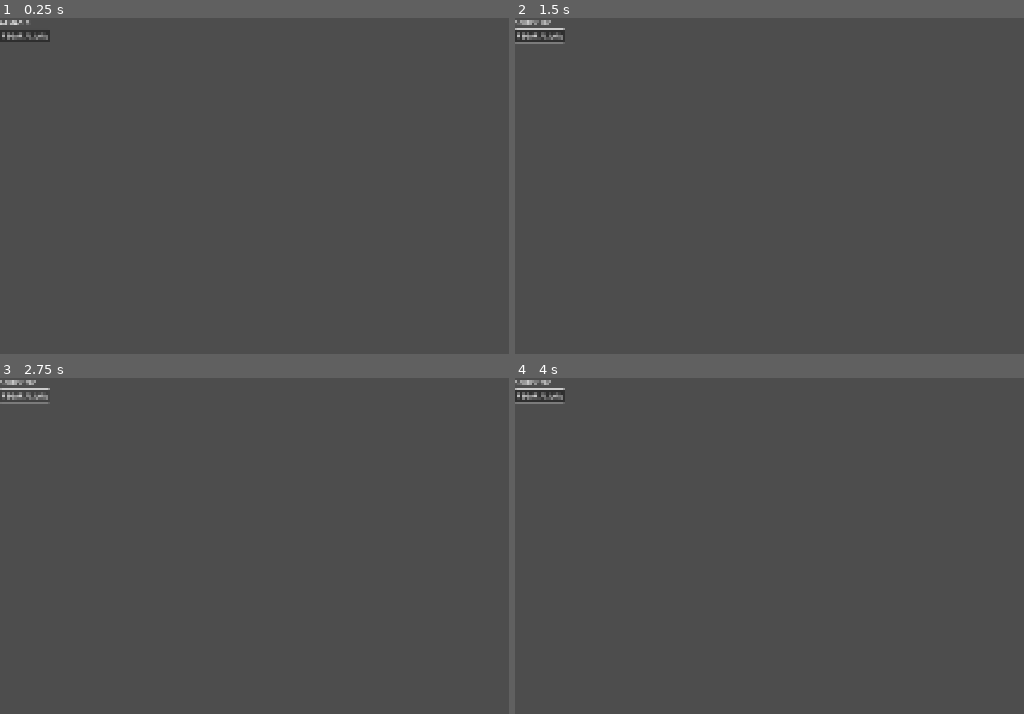
Above: before the commit, frames 1-4 (two rows, left to right).
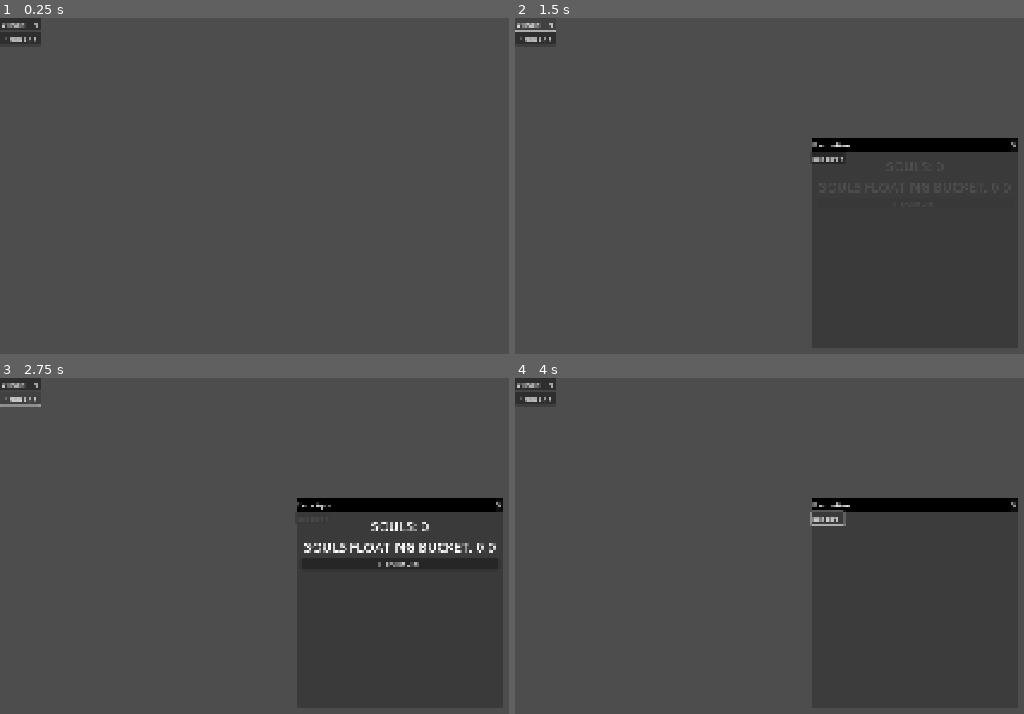
Above: after the commit, the same moments.

Repository: imLymei/incremental
Game: Godot game, scene res://Scenes/Main/Main.tscn
Same seed, same stepped clock (60 frames per second), same inputs: the game is played once before the commit and once after it.
Inputs (mouse positions are in pixels of both pictures, inside the frame that each line leads up to):
- Up to frame 1 (0.25 s): no input
- Up to frame 2 (1.5 s): click (540, 34) at 0.5 s, where only the run before the commit has a clickable "PEGAR ALAMA"; click (535, 24) at 1.25 s, where only the run after the commit has a clickable "DemonHire"
- Up to frame 3 (2.75 s): click (20, 398) at 2 s, where only the run after the commit has a clickable "Souls App"
- Up to frame 4 (4 s): click (1013, 505) at 2.75 s, where only the run after the commit has a clickable "X"; click (825, 519) at 3.5 s, where only the run after the commit has a clickable "Reaper: 0"

The runs differ from the first frame. In frame 1, 0.5% of the frame differs, in the area x 0-10%, y 0-8%; in frame 2, 2.4%; in frame 3, 4.6%, in the area x 0-99%, y 0-58%; in frame 4, 2.3%.

Commit message:
feat: add basic Apps

Diff:
--- a/Globals/Enums.gd
+++ b/Globals/Enums.gd
@@ -1,11 +1 @@
 extends Node
-
-
-# Called when the node enters the scene tree for the first time.
-func _ready() -> void:
-	pass # Replace with function body.
-
-
-# Called every frame. 'delta' is the elapsed time since the previous frame.
-func _process(delta: float) -> void:
-	pass
--- a/Globals/GameManager.gd
+++ b/Globals/GameManager.gd
@@ -1,14 +1,51 @@
 extends Node
 
 
-const BUCKET_POP_TIME: float = 0.5
+const ITEMS_PATH := "res://Resources/Items/"
+
+const BUCKET_POP_TICK_TIME: float = 0.5
+const GAME_TICK_TIME: float = 0.2
 
 
 signal souls_collected(total_souls: int, collected_souls: int)
+signal items_bought(item_id: int, total_items: int, amount_bought: int)
+
+signal game_tick
+signal bucket_tick
 
 
+var open_windows: Dictionary[String, WindowUi]
+var items: Dictionary[int, Item]
+
+var game_timer: Timer
 var bucket_timer: Timer
+
 var game_state: GameState
+
+var souls_per_seconds: int :
+	get():
+		var total = 0
+
+		for item_id in game_state.items:
+			var item: Item = items.get(item_id)
+			total += 0 if item == null else (item.souls_per_second * game_state.items[item_id])
+
+		return total
+var max_souls_per_seconds: int :
+	get():
+		var total = 0
+		return total
+
+
+func _enter_tree() -> void:
+	for file_name in DirAccess.get_files_at(ITEMS_PATH):
+		var file_path = ITEMS_PATH + file_name
+
+		if not ResourceLoader.exists(file_path, "Item"):
+			continue
+
+		var item: Item = ResourceLoader.load(file_path)
+		items.set(item.id, item)
 
 
 func _ready() -> void:
@@ -17,9 +54,41 @@
 	bucket_timer = Timer.new()
 	bucket_timer.one_shot = false
 	bucket_timer.autostart = true
-	bucket_timer.wait_time = BUCKET_POP_TIME
+	bucket_timer.wait_time = BUCKET_POP_TICK_TIME
+	add_child(bucket_timer)
+
+	game_timer = Timer.new()
+	game_timer.one_shot = false
+	game_timer.autostart = true
+	game_timer.wait_time = GAME_TICK_TIME
+	add_child(game_timer)
+
+	game_timer.timeout.connect(_on_game_tick)
+	bucket_timer.timeout.connect(_on_bucket_tick)
 
 
-func collect_soul(amount: int) -> void:
-	game_state.souls += amount
+func collect_soul(amount: float) -> void:
+	var remainder := fmod(amount, 1)
+	game_state.souls_floating_bucket += remainder
+
+	if game_state.souls_floating_bucket >= 1:
+		amount += floor(game_state.souls_floating_bucket)
+		game_state.souls_floating_bucket = Utils.round_to_decimal(fmod(game_state.souls_floating_bucket, 1), 4)
+
+	game_state.souls += floor(amount)
 	souls_collected.emit(game_state.souls, amount)
+
+
+func buy_item(item_id: int, amount: int) -> void:
+	var total_items: int = game_state.items.get_or_add(item_id, 0) + amount
+	game_state.items.set(item_id, total_items)
+	items_bought.emit(item_id, total_items, amount)
+
+
+func _on_game_tick() -> void:
+	collect_soul(souls_per_seconds * 0.2)
+	game_tick.emit()
+
+
+func _on_bucket_tick() -> void:
+	bucket_tick.emit()
--- a/Globals/Utils.gd
+++ b/Globals/Utils.gd
@@ -1,11 +1,27 @@
 extends Node
 
 
-# Called when the node enters the scene tree for the first time.
-func _ready() -> void:
-	pass # Replace with function body.
+var window_size: Vector2 :
+	get():
+		return get_viewport().get_visible_rect().size
 
 
-# Called every frame. 'delta' is the elapsed time since the previous frame.
-func _process(delta: float) -> void:
-	pass
+func for_each_resource_at(dir_path: String, resource_type: String, on_each_resource: Callable, read_inner_dirs := false) -> void:
+	for file_name in DirAccess.get_files_at(dir_path):
+		var file_path := dir_path + file_name
+
+		if not ResourceLoader.exists(file_path, resource_type):
+			continue
+
+		var item := ResourceLoader.load(file_path)
+
+		on_each_resource.call(item)
+
+	if read_inner_dirs:
+		for dir_name in DirAccess.get_directories_at(dir_path):
+			var current_dir_path := dir_path + dir_name + "/"
+			for_each_resource_at(current_dir_path, resource_type, on_each_resource, read_inner_dirs)
+
+
+func round_to_decimal(number: float, digit: int):
+	return round(number * pow(10.0, digit)) / pow(10.0, digit)
--- /dev/null
+++ b/Resources/App.gd
@@ -0,0 +1,9 @@
+class_name App
+extends Resource
+
+
+@export var name: String
+@export var unlocked := false
+@export var ui_scene: PackedScene
+@export var can_be_closed: bool = true
+@export var can_be_resized: bool = true
--- /dev/null
+++ b/Resources/Apps/DemonHire/DemonHire.gd
@@ -0,0 +1,33 @@
+extends Control
+
+
+@onready var items_containers: VBoxContainer = %ItemsContainers
+
+
+func _ready() -> void:
+	for item_id in GameManager.items:
+		var item: Item = GameManager.items.get(item_id)
+		if not item:
+			continue
+
+		var button := Button.new()
+		button.name = item.name
+		button.text = "%s: %s" % [item.name, GameManager.game_state.items.get(item_id, 0)]
+		button.pressed.connect(func():
+			GameManager.buy_item(item_id, 1)
+		)
+		items_containers.add_child(button)
+
+	GameManager.items_bought.connect(_on_item_bought)
+
+
+func _on_item_bought(item_id: int, total_items: int, _amount_bought: int) -> void:
+	var item: Item = GameManager.items.get(item_id)
+	if not item:
+		return
+
+	var button = items_containers.get_node(item.name)
+	if not button:
+		return
+
+	button.text = "%s: %s" % [item.name, total_items]
--- /dev/null
+++ b/Resources/Apps/DemonHire/DemonHire.tres
@@ -0,0 +1,10 @@
+[gd_resource type="Resource" script_class="App" load_steps=3 format=3 uid="uid://b6kkjy3v4j1na"]
+
+[ext_resource type="Script" uid="uid://brelfsh1u5kau" path="res://Resources/App.gd" id="1_4hmxd"]
+[ext_resource type="PackedScene" uid="uid://c0qr8pukxhhs" path="res://Resources/Apps/DemonHire/DemonHire.tscn" id="2_v2la4"]
+
+[resource]
+script = ExtResource("1_4hmxd")
+name = "DemonHire"
+ui_scene = ExtResource("2_v2la4")
+metadata/_custom_type_script = "uid://brelfsh1u5kau"
--- /dev/null
+++ b/Resources/Apps/DemonHire/DemonHire.tscn
@@ -0,0 +1,18 @@
+[gd_scene load_steps=2 format=3 uid="uid://c0qr8pukxhhs"]
+
+[ext_resource type="Script" uid="uid://dydeu1ob63ewy" path="res://Resources/Apps/DemonHire/DemonHire.gd" id="1_56o1j"]
+
+[node name="DemonHire" type="Control"]
+layout_mode = 3
+anchors_preset = 15
+anchor_right = 1.0
+anchor_bottom = 1.0
+grow_horizontal = 2
+grow_vertical = 2
+script = ExtResource("1_56o1j")
+
+[node name="ItemsContainers" type="VBoxContainer" parent="."]
+unique_name_in_owner = true
+layout_mode = 0
+offset_right = 40.0
+offset_bottom = 40.0
--- /dev/null
+++ b/Resources/Apps/SoulsApp/SoulsApp.gd
@@ -0,0 +1,21 @@
+extends Control
+
+
+@onready var total_souls_label: SmartLabel = %TotalSoulsLabel
+@onready var souls_bucket_label: SmartLabel = %SoulsBucketLabel
+
+
+func _ready() -> void:
+	GameManager.souls_collected.connect(_on_souls_collected)
+	total_souls_label.update_label_variables("TOTAL_SOULS", "%.f" % [GameManager.game_state.souls])
+	souls_bucket_label.update_label_variables("SOULS_BUCKET", GameManager.game_state.souls_floating_bucket)
+
+
+# Called every frame. 'delta' is the elapsed time since the previous frame.
+func _on_souls_collected(total_souls: int, _souls_collected: int) -> void:
+	total_souls_label.update_label_variables("TOTAL_SOULS", total_souls)
+	souls_bucket_label.update_label_variables("SOULS_BUCKET", GameManager.game_state.souls_floating_bucket)
+
+
+func _on_harvet_soul_button_pressed() -> void:
+	GameManager.collect_soul(1)
--- /dev/null
+++ b/Resources/Apps/SoulsApp/SoulsApp.tres
@@ -0,0 +1,10 @@
+[gd_resource type="Resource" script_class="App" load_steps=3 format=3 uid="uid://3l25762hb4d4"]
+
+[ext_resource type="Script" uid="uid://brelfsh1u5kau" path="res://Resources/App.gd" id="1_oysgs"]
+[ext_resource type="PackedScene" uid="uid://dopyruekt28g4" path="res://Resources/Apps/SoulsApp/SoulsApp.tscn" id="2_5t8ql"]
+
+[resource]
+script = ExtResource("1_oysgs")
+name = "Souls App"
+ui_scene = ExtResource("2_5t8ql")
+metadata/_custom_type_script = "uid://brelfsh1u5kau"
--- /dev/null
+++ b/Resources/Apps/SoulsApp/SoulsApp.tscn
@@ -0,0 +1,56 @@
+[gd_scene load_steps=3 format=3 uid="uid://dopyruekt28g4"]
+
+[ext_resource type="Script" uid="uid://dyk81flt3qkod" path="res://Resources/Apps/SoulsApp/SoulsApp.gd" id="1_2in50"]
+[ext_resource type="PackedScene" uid="uid://5fhhaltq3men" path="res://Scenes/SmartLabel/SmartLabel.tscn" id="1_8c4b3"]
+
+[node name="SoulsApp" type="Control"]
+layout_mode = 3
+anchors_preset = 15
+anchor_right = 1.0
+anchor_bottom = 1.0
+grow_horizontal = 2
+grow_vertical = 2
+size_flags_horizontal = 3
+size_flags_vertical = 3
+mouse_filter = 1
+script = ExtResource("1_2in50")
+
+[node name="MarginContainer" type="MarginContainer" parent="."]
+layout_mode = 1
+anchors_preset = 15
+anchor_right = 1.0
+anchor_bottom = 1.0
+grow_horizontal = 2
+grow_vertical = 2
+theme_override_constants/margin_left = 12
+theme_override_constants/margin_top = 12
+theme_override_constants/margin_right = 12
+theme_override_constants/margin_bottom = 12
+
+[node name="VBoxContainer" type="VBoxContainer" parent="MarginContainer"]
+layout_mode = 2
+
+[node name="TotalSoulsLabel" parent="MarginContainer/VBoxContainer" instance=ExtResource("1_8c4b3")]
+unique_name_in_owner = true
+layout_mode = 2
+size_flags_vertical = 1
+mouse_filter = 1
+theme_override_font_sizes/font_size = 32
+text = "SOULS: {TOTAL_SOULS}"
+horizontal_alignment = 1
+
+[node name="SoulsBucketLabel" parent="MarginContainer/VBoxContainer" instance=ExtResource("1_8c4b3")]
+unique_name_in_owner = true
+layout_mode = 2
+size_flags_vertical = 1
+mouse_filter = 1
+theme_override_font_sizes/font_size = 32
+text = "SOULS FLOATING BUCKET: {SOULS_BUCKET}"
+horizontal_alignment = 1
+
+[node name="HarvetSoulButton" type="Button" parent="MarginContainer/VBoxContainer"]
+layout_mode = 2
+mouse_filter = 1
+text = "Harvest Soul"
+
+[connection signal="pressed" from="MarginContainer/VBoxContainer/HarvetSoulButton" to="." method="_on_harvet_soul_button_pressed"]
--- a/Resources/GameState.gd
+++ b/Resources/GameState.gd
@@ -2,6 +2,9 @@
 extends Resource
 
 
-var souls = 0
-var max_souls_per_seconds = 100
-var souls_bucket = 0
+var souls: int
+var souls_floating_bucket: float
+var souls_bucket: int
+
+var items: Dictionary[int, int]
+var apps: Array[App]
--- /dev/null
+++ b/Resources/Item.gd
@@ -0,0 +1,8 @@
+class_name Item
+extends Resource
+
+@export var id: int
+@export var name: String
+@export_multiline var description: String
+@export var souls_per_second: int
+@export var max_souls_cap_increase: int
--- /dev/null
+++ b/Resources/Items/Reaper.tres
@@ -0,0 +1,11 @@
+[gd_resource type="Resource" script_class="Item" load_steps=2 format=3 uid="uid://r0mnfe4ph5cq"]
+
+[ext_resource type="Script" uid="uid://cdgpwodovbpg8" path="res://Resources/Item.gd" id="1_18v04"]
+
+[resource]
+script = ExtResource("1_18v04")
+name = "Reaper"
+description = "A simple item.
+You probably should stay away."
+souls_per_second = 1
+metadata/_custom_type_script = "uid://cdgpwodovbpg8"
--- /dev/null
+++ b/Resources/Soul.gd
@@ -0,0 +1 @@
+extends Resource
--- /dev/null
+++ b/Scenes/AppOpener/AppOpener.gd
@@ -0,0 +1,25 @@
+class_name AppOpener
+extends Button
+
+
+const WINDOW_SCENE := preload("uid://fh603o2pbudl")
+
+
+@export var app: App
+
+
+func _on_pressed() -> void:
+	var main_node := get_tree().get_first_node_in_group("Main")
+
+	if not main_node:
+		return
+
+	if GameManager.open_windows.has(app.name):
+		var old_window: WindowUi = GameManager.open_windows.get(app.name)
+		old_window.move_to_front()
+		return
+
+	var window: WindowUi = WINDOW_SCENE.instantiate()
+	window.app = app
+	window.global_position = (Utils.window_size / 2) - (window.window_size / 2)
+	main_node.add_child(window)
--- /dev/null
+++ b/Scenes/AppOpener/AppOpener.tscn
@@ -0,0 +1,8 @@
+[gd_scene load_steps=2 format=3 uid="uid://fxrimv77fm43"]
+
+[ext_resource type="Script" uid="uid://bn6pmahr877bo" path="res://Scenes/AppOpener/AppOpener.gd" id="1_c7l7y"]
+
+[node name="AppOpener" type="Button"]
+script = ExtResource("1_c7l7y")
+
+[connection signal="pressed" from="." to="." method="_on_pressed"]
--- a/Scenes/Main/Main.gd
+++ b/Scenes/Main/Main.gd
@@ -1,19 +1,30 @@
 extends Node2D
 
 
-@onready var button: Button = $VBoxContainer/Button
-@onready var label: Label = $VBoxContainer/Label
+const APPS_PATH := "res://Resources/Apps/"
+const APP_OPENER = preload("uid://fxrimv77fm43")
+
+
+@onready var apps_container: VBoxContainer = $AppsContainer
 
 
 func _ready() -> void:
-	button.pressed.connect(_on_button_pressed)
-	GameManager.souls_collected.connect(_on_souls_collected)
+	Utils.for_each_resource_at(
+		APPS_PATH,
+		"App",
+		_on_each_resource,
+		true
+	)
 
 
-func _on_button_pressed() -> void:
-	GameManager.collect_soul(100)
+func _on_each_resource(app: Resource) -> void:
+	if app is not App:
+		return
 
+	app = app as App
 
-func _on_souls_collected(total_soul: int, collected_souls: int) -> void:
-	print("NEW COLLECTED SOULS: %s" % [collected_souls])
-	label.text = "SOULS: %s" % [total_soul]
+	var app_opener: AppOpener = APP_OPENER.instantiate()
+	app_opener.app = app
+	app_opener.text = app.name
+
+	apps_container.add_child(app_opener)
--- a/Scenes/Main/Main.tscn
+++ b/Scenes/Main/Main.tscn
@@ -2,17 +2,9 @@
 
 [ext_resource type="Script" uid="uid://68mr2l7qm00o" path="res://Scenes/Main/Main.gd" id="1_p8rbg"]
 
-[node name="Main" type="Node2D"]
+[node name="Main" type="Node2D" groups=["Main"]]
 script = ExtResource("1_p8rbg")
 
-[node name="VBoxContainer" type="VBoxContainer" parent="."]
+[node name="AppsContainer" type="VBoxContainer" parent="."]
 offset_right = 40.0
 offset_bottom = 40.0
-
-[node name="Label" type="Label" parent="VBoxContainer"]
-layout_mode = 2
-text = "ALMAS: 0"
-
-[node name="Button" type="Button" parent="VBoxContainer"]
-layout_mode = 2
-text = "PEGAR ALAMA"
--- /dev/null
+++ b/Scenes/SmartLabel/SmartLabel.gd
@@ -0,0 +1,26 @@
+class_name SmartLabel
+extends Label
+
+
+var _default_text: String
+var label_variables: Dictionary[String, Variant]
+
+
+func _enter_tree() -> void:
+	_default_text = text
+
+
+func update_label_variables(key: String, value: Variant) -> void:
+	label_variables.set(key, value)
+
+	_replace_text_variables()
+
+
+func _replace_text_variables() -> void:
+	var new_text := _default_text
+
+	for key in label_variables:
+		var value = label_variables[key]
+		new_text = new_text.replace("{%s}" % [key], "%s" % [value])
+
+	text = new_text
--- /dev/null
+++ b/Scenes/SmartLabel/SmartLabel.tscn
@@ -0,0 +1,6 @@
+[gd_scene load_steps=2 format=3 uid="uid://5fhhaltq3men"]
+
+[ext_resource type="Script" uid="uid://d1cskenjjux8a" path="res://Scenes/SmartLabel/SmartLabel.gd" id="1_xr5r1"]
+
+[node name="SmartLabel" type="Label"]
+script = ExtResource("1_xr5r1")
--- /dev/null
+++ b/Scenes/Window/Window.gd
@@ -0,0 +1,72 @@
+@tool
+class_name WindowUi
+extends Control
+
+
+const REDIMENSION_OFFSET: int = 0
+
+
+@export var app: App
+@export_group("Window Size")
+@export var window_size := Vector2(500, 500)
+@export var min_window_size := Vector2(500, 500)
+@export var max_window_size := Vector2(500, 500)
+
+
+@onready var title_bar_label: Label = %TitleBarLabel
+@onready var app_body: Control = %AppBody
+
+
+var _holding_offset: Vector2
+var is_being_held := false
+var is_redimensioning := false
+
+
+func _enter_tree() -> void:
+	if GameManager.open_windows.has(app.name):
+		queue_free()
+		return
+
+	GameManager.open_windows.set(app.name, self)
+
+
+func _ready() -> void:
+	_update_window_size()
+	title_bar_label.text = app.name
+	var app_ui_scene: Control = app.ui_scene.instantiate()
+	app_body.add_child(app_ui_scene)
+
+
+func _process(_delta: float) -> void:
+	size = window_size
+
+
+func _update_window_size() -> void:
+	window_size.x = clamp(window_size.x, min_window_size.x, max_window_size.x)
+	window_size.y = clamp(window_size.y, min_window_size.y, max_window_size.y)
+
+
+func _on_margin_container_gui_input(event: InputEvent) -> void:
+	if event is InputEventMouseButton:
+		if event.button_index == MouseButton.MOUSE_BUTTON_LEFT:
+			if event.is_pressed():
+				move_to_front()
+				_holding_offset = global_position - event.global_position
+
+				is_being_held = true
+			else:
+				is_being_held = false
+	elif is_being_held:
+		if event is InputEventMouseMotion:
+			global_position = event.global_position + _holding_offset
+
+
+func _on_close_button_pressed() -> void:
+	GameManager.open_windows.erase(app.name)
+	queue_free()
+
+
+func _on_gui_input(event: InputEvent) -> void:
+	if event is InputEventMouseButton:
+		if event.button_index == MOUSE_BUTTON_LEFT and event.is_pressed():
+			move_to_front()
--- /dev/null
+++ b/Scenes/Window/Window.tscn
@@ -0,0 +1,76 @@
+[gd_scene load_steps=2 format=3 uid="uid://fh603o2pbudl"]
+
+[ext_resource type="Script" uid="uid://bkscfpcj3jh63" path="res://Scenes/Window/Window.gd" id="1_yaifw"]
+
+[node name="Window" type="Control"]
+layout_mode = 3
+anchors_preset = 15
+anchor_right = 1.0
+anchor_bottom = 1.0
+offset_right = -1420.0
+offset_bottom = -580.0
+grow_horizontal = 2
+grow_vertical = 2
+mouse_filter = 1
+script = ExtResource("1_yaifw")
+
+[node name="ColorRect" type="ColorRect" parent="."]
+layout_mode = 1
+anchors_preset = 15
+anchor_right = 1.0
+anchor_bottom = 1.0
+grow_horizontal = 2
+grow_vertical = 2
+mouse_filter = 1
+color = Color(0.22745098, 0.22745098, 0.22745098, 0.9019608)
+
+[node name="WindowBody" type="VBoxContainer" parent="."]
+layout_mode = 1
+anchors_preset = 15
+anchor_right = 1.0
+anchor_bottom = 1.0
+grow_horizontal = 2
+grow_vertical = 2
+theme_override_constants/separation = 0
+
+[node name="TitleBar" type="ColorRect" parent="WindowBody"]
+custom_minimum_size = Vector2(0, 31)
+layout_mode = 2
+mouse_filter = 1
+color = Color(0, 0, 0, 1)
+
+[node name="MarginContainer" type="MarginContainer" parent="WindowBody/TitleBar"]
+layout_mode = 1
+anchors_preset = 15
+anchor_right = 1.0
+anchor_bottom = 1.0
+grow_horizontal = 2
+grow_vertical = 2
+size_flags_horizontal = 3
+theme_override_constants/margin_left = 4
+theme_override_constants/margin_top = 4
+theme_override_constants/margin_right = 4
+theme_override_constants/margin_bottom = 4
+
+[node name="HBoxContainer" type="HBoxContainer" parent="WindowBody/TitleBar/MarginContainer"]
+layout_mode = 2
+
+[node name="TitleBarLabel" type="Label" parent="WindowBody/TitleBar/MarginContainer/HBoxContainer"]
+unique_name_in_owner = true
+layout_mode = 2
+size_flags_horizontal = 3
+text = "TITLE BAR LABEL"
+
+[node name="CloseButton" type="Button" parent="WindowBody/TitleBar/MarginContainer/HBoxContainer"]
+layout_mode = 2
+text = "X"
+
+[node name="AppBody" type="Control" parent="WindowBody"]
+unique_name_in_owner = true
+layout_mode = 2
+size_flags_vertical = 3
+mouse_filter = 1
+
+[connection signal="gui_input" from="." to="." method="_on_gui_input"]
+[connection signal="gui_input" from="WindowBody/TitleBar/MarginContainer" to="." method="_on_margin_container_gui_input"]
+[connection signal="pressed" from="WindowBody/TitleBar/MarginContainer/HBoxContainer/CloseButton" to="." method="_on_close_button_pressed"]
--- a/project.godot
+++ b/project.godot
@@ -39,6 +39,15 @@
 naming/scene_name_casing=1
 naming/script_name_casing=1
 
+[global_group]
+
+Main=""
+
+[gui]
+
+theme/default_font_generate_mipmaps=true
+
 [rendering]
 
+textures/canvas_textures/default_texture_filter=0
 renderer/rendering_method="mobile"
Binary file added: Assets/Placeholders/Button.png
Not shown, added: Assets/Placeholders/Button.png.import
Not shown, added: Resources/App.gd.uid
Not shown, added: Resources/Apps/DemonHire/DemonHire.gd.uid
Not shown, added: Resources/Apps/SoulsApp/SoulsApp.gd.uid
Not shown, added: Resources/Item.gd.uid
Not shown, added: Resources/Soul.gd.uid
Not shown, added: Scenes/AppOpener/AppOpener.gd.uid
Not shown, added: Scenes/SmartLabel/SmartLabel.gd.uid
Not shown, added: Scenes/Window/Window.gd.uid
